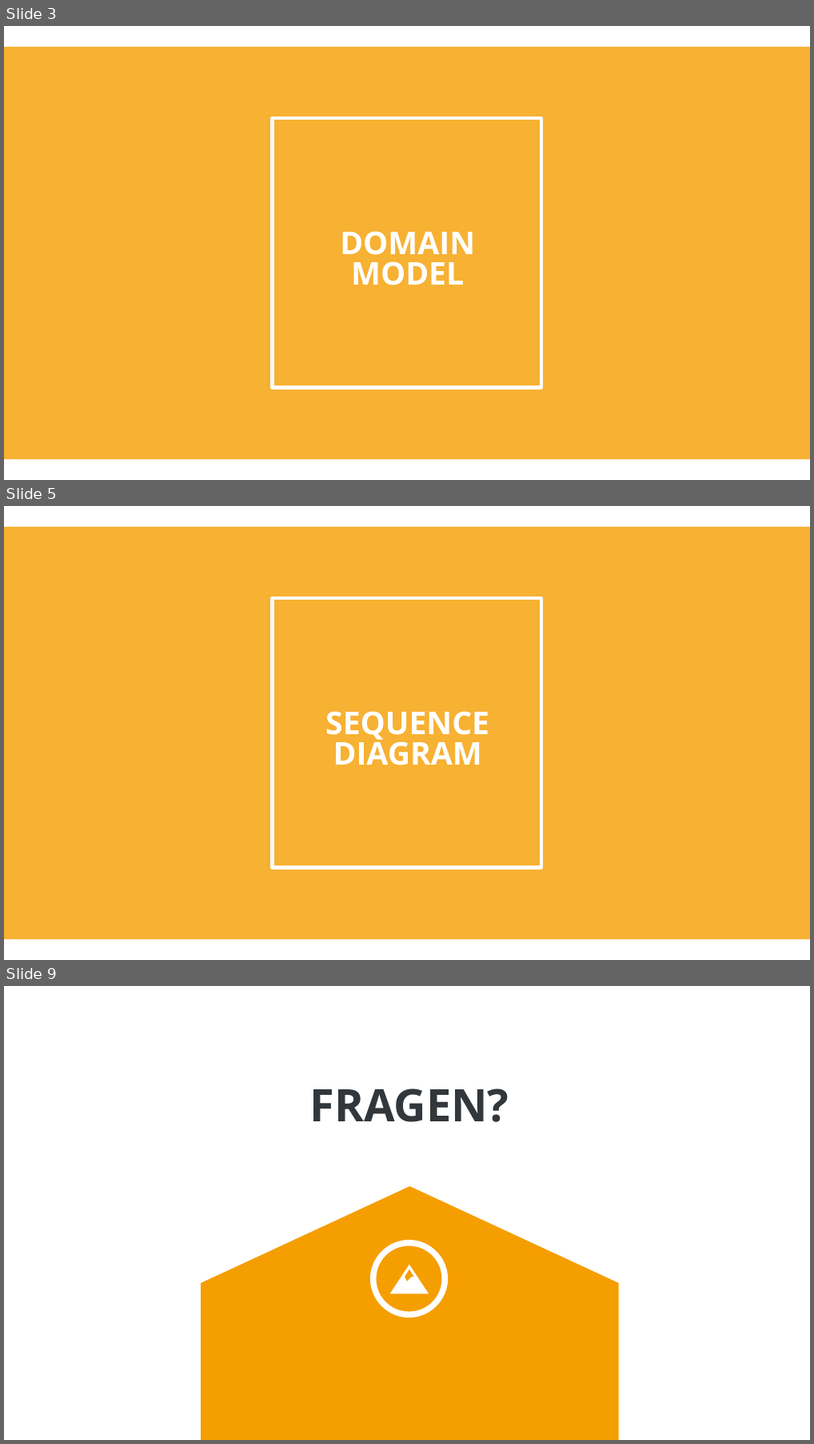
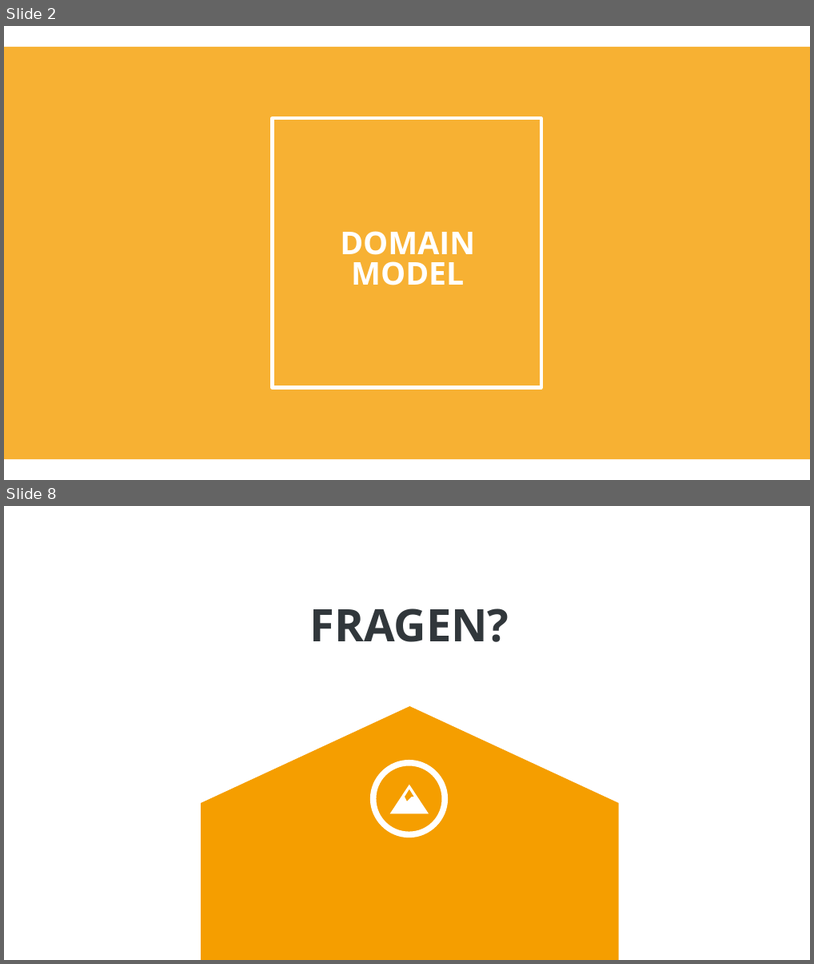
Before and after one commit to soed2020-teamorange/ch.bfh.bti7081.s2020.orange, a slide deck: doc/tasks/task_04/task04.pptx. Shown one above the other, each under a label of ours: slides 3, 5 and 9 before the commit, slides 2 and 8 after it; the slides between them are not shown. The pictures are 814x1444 and 814x964 pixels, drawn with LibreOffice and Linux fonts; fonts in the diff are those of the drawing. Boxes give left, top, right and bottom in pixels: in the first picture for what was removed or moved away, otherwise in the second. Text is boxed around its words. In the diff, an @@ line names an element or a change of style, - is before the commit and + after.

Commit message:
Class diagramm; divers

```diff
--- a/doc/tasks/task_04/task04.pptx
+++ b/doc/tasks/task_04/task04.pptx
@@ slide 5 removed at [4,506,810,960], background #FFFFFF; not listed: 6 template elements that a slide beside it also shows @@
@@ rectangle removed at [4,527,810,939] @@
@@ rectangle removed at [273,599,542,868] @@
@@ text removed at [326,711,490,765] @@
-SEQUENCE
-DIAGRAM
@@ what was slide 3 is now slide 2 @@
@@ what was slide 9 is now slide 8 @@
```
Also in this commit, not shown: 1 slide changed, 5 slides added, 5 other slides removed, 8 other files.
